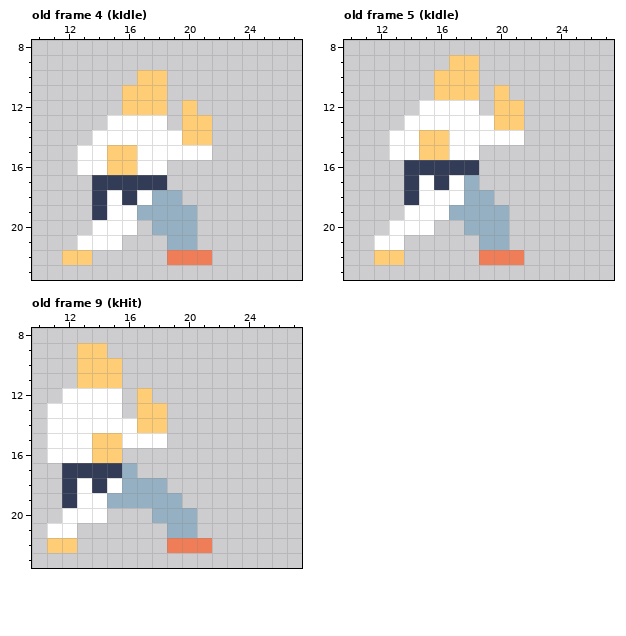
Pixel-art file, stored at res/atlas/entities.aseprite. This is how it looked before the edit.
32x24 pixels, 148 frames. Shown: old frame 4 (kIdle): x 10..27, y 8..23; old frame 5 (kIdle): x 10..27, y 8..23; old frame 9 (kHit): x 10..27, y 8..23. The commit also changed other frames, which this record leaves out.
New version:
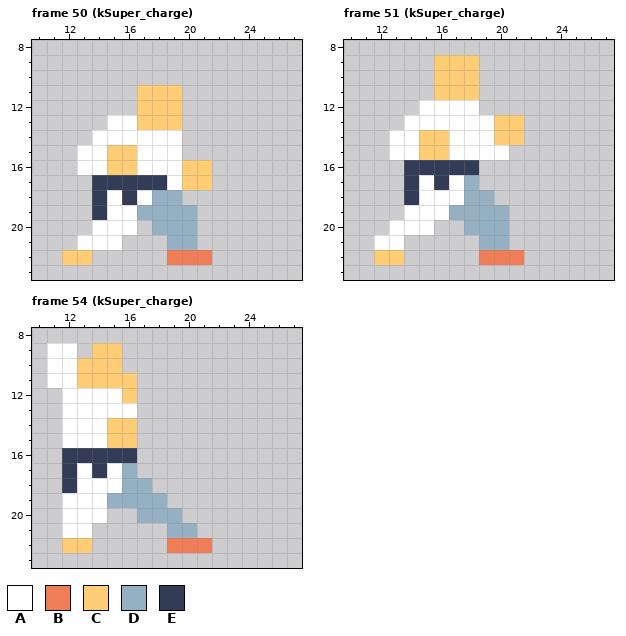
Palette (. is transparent): A #ffffff  B #ef7d57  C #ffcd75  D #94b0c2  E #333c57
A new or re-ordered frame is compared with the old frame closest to it.
Message: New gameplay based on charge/release
The edit:
frames 148 -> 161
Frame 50 (kSuper_charge) is new; against old frame 4 (kIdle):
Colour A is added in rows 16 to 17 at x 19.
Colour C is added in rows 11 to 13 at x 19; in rows 16 to 17 at x 20 to 21.
Colour C replaces colour A in row 13 at x 17 to 18.
Colour A is gone in row 15 at x 20 to 21.
Colour C is gone in row 10 at x 17 to 18; in row 11 at x 16; in row 12 at x 16 and 20; in rows 13 to 14 at x 20 to 21.
Frame 51 (kSuper_charge) is new; against old frame 5 (kIdle):
Colour A is added in row 15 at x 19 to 20.
Colour C is added in row 9 at x 16.
Colour C replaces colour A in row 14 at x 20 to 21.
Colour C is gone in row 11 at x 20; in row 12 at x 20 to 21.
Frame 54 (kSuper_charge) is new; against old frame 9 (kHit):
Colour A is added in rows 9 to 11 at x 11 to 12; in row 13 at x 16; in row 21 at x 13.
Colour A replaces colour C in row 15 at x 14.
Colour A replaces colour E in row 17 at x 13 and 15; in row 18 at x 14; in row 19 at x 12.
Colour C is added in row 9 at x 15; in rows 11 to 12 at x 16; in row 22 at x 13.
Colour C replaces colour A in row 14 at x 15 to 16; in row 15 at x 16.
Colour D is added in row 20 at x 17.
Colour E is added in row 16 at x 16.
Colour E replaces colour A in row 16 at x 12 to 13.
Colour E replaces colour C in row 16 at x 14 to 15.
Colour A is gone in rows 13 to 14 at x 11; in row 15 at x 11 and 17 to 18; in row 16 at x 11; in row 21 at x 11.
Colour C is gone in row 9 at x 13; in row 12 at x 17; in rows 13 to 14 at x 17 to 18; in row 22 at x 11.
Colour D is gone in row 18 at x 18; in row 19 at x 19; in row 20 at x 20.
Where, in picture pixels (left, top, right, bottom), the same in both pictures:
changed: (122, 70, 212, 190)
changed: (434, 55, 524, 160)
changed: (47, 343, 197, 553)
